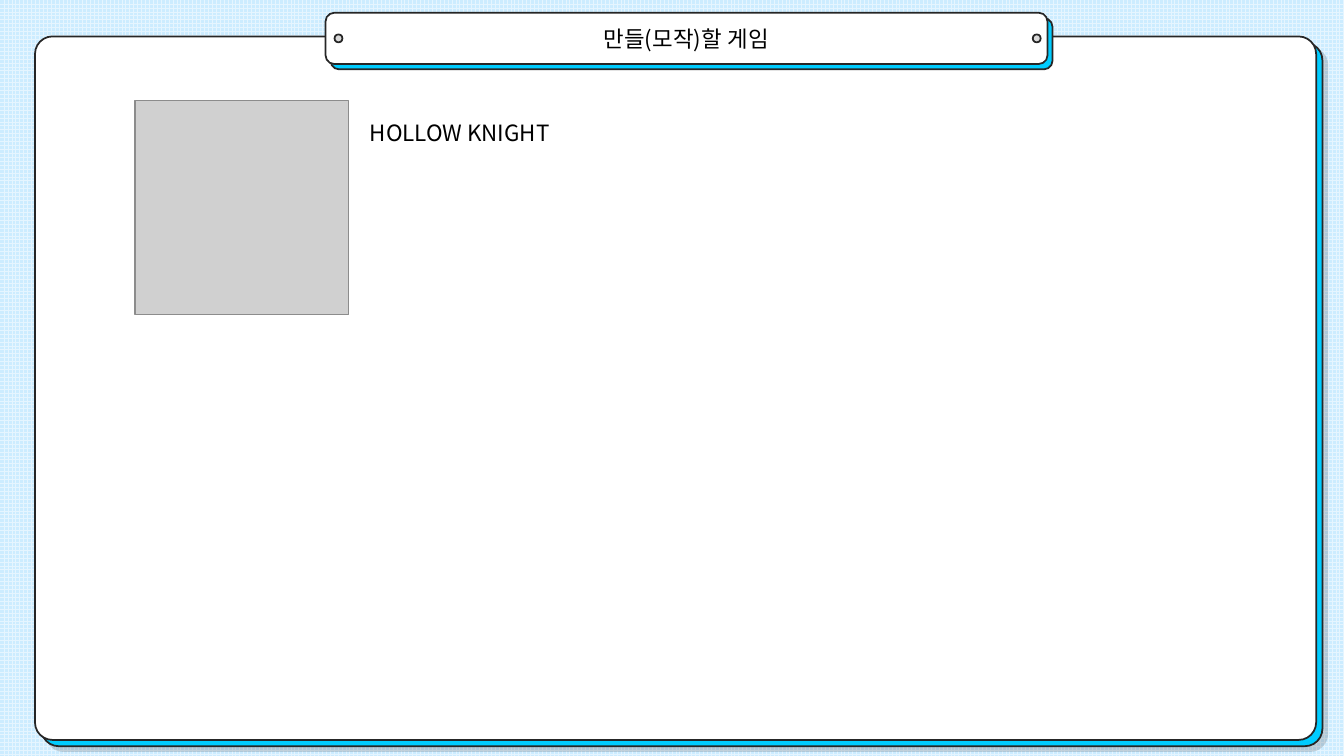
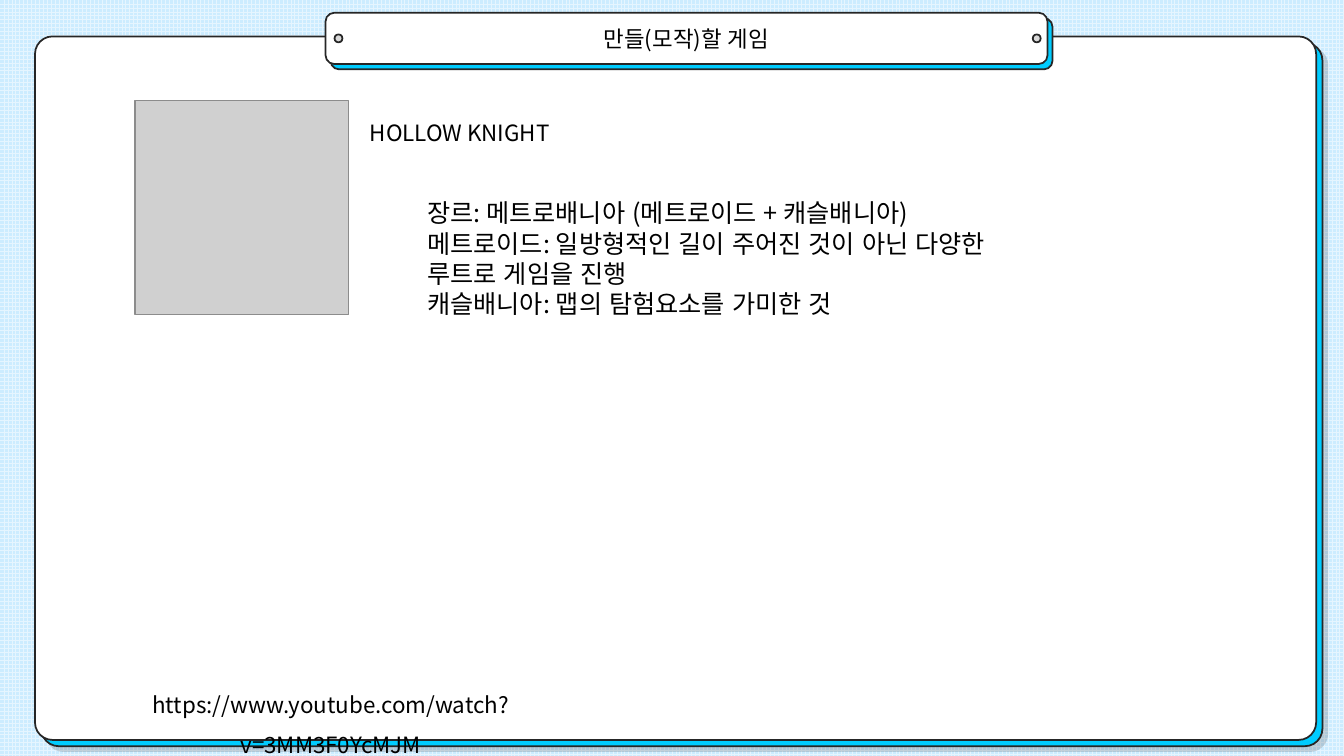
Before and after one commit to yeonii01/2020180038_2DGP_DRILL, a slide deck: slide 2 of 프로젝트1차/프로젝트 1차 발표 ppt.pptx. Drawn at 1344x756 pixels with LibreOffice and Linux fonts; fonts in the diff are those of the drawing; grey boxes stand for pictures. Boxes give left, top, right and bottom in pixels: in the first picture for what was removed or moved away, otherwise in the second. Text is boxed around its words. In the diff, an @@ line names an element or a change of style, - is before the commit and + after.

Commit message:
ppt 게임설명 자료 추가

```diff
--- a/프로젝트1차/프로젝트 1차 발표 ppt.pptx
+++ b/프로젝트1차/프로젝트 1차 발표 ppt.pptx
@@ text added at (427, 201, 986, 315), 18 pt, text #000000 @@
+장르: 메트로배니아 (메트로이드 + 캐슬배니아)
+메트로이드: 일방형적인 길이 주어진 것이 아닌 다양한 루트로 게임을 진행
+캐슬배니아: 맵의 탐험요소를 가미한 것
@@ text added at (152, 695, 508, 756), 16 pt, text #000000 @@
+https://www.youtube.com/watch?v=3MM3F0YcMJM
```
Also in this commit, not shown: 1 other slide changed.
